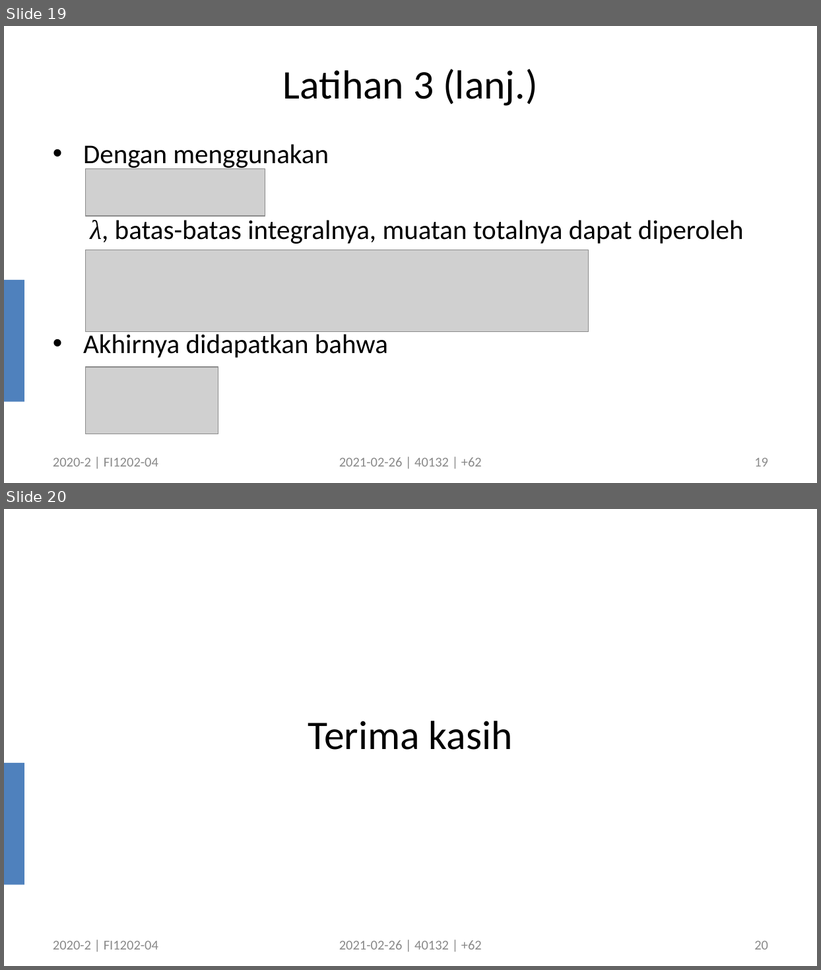
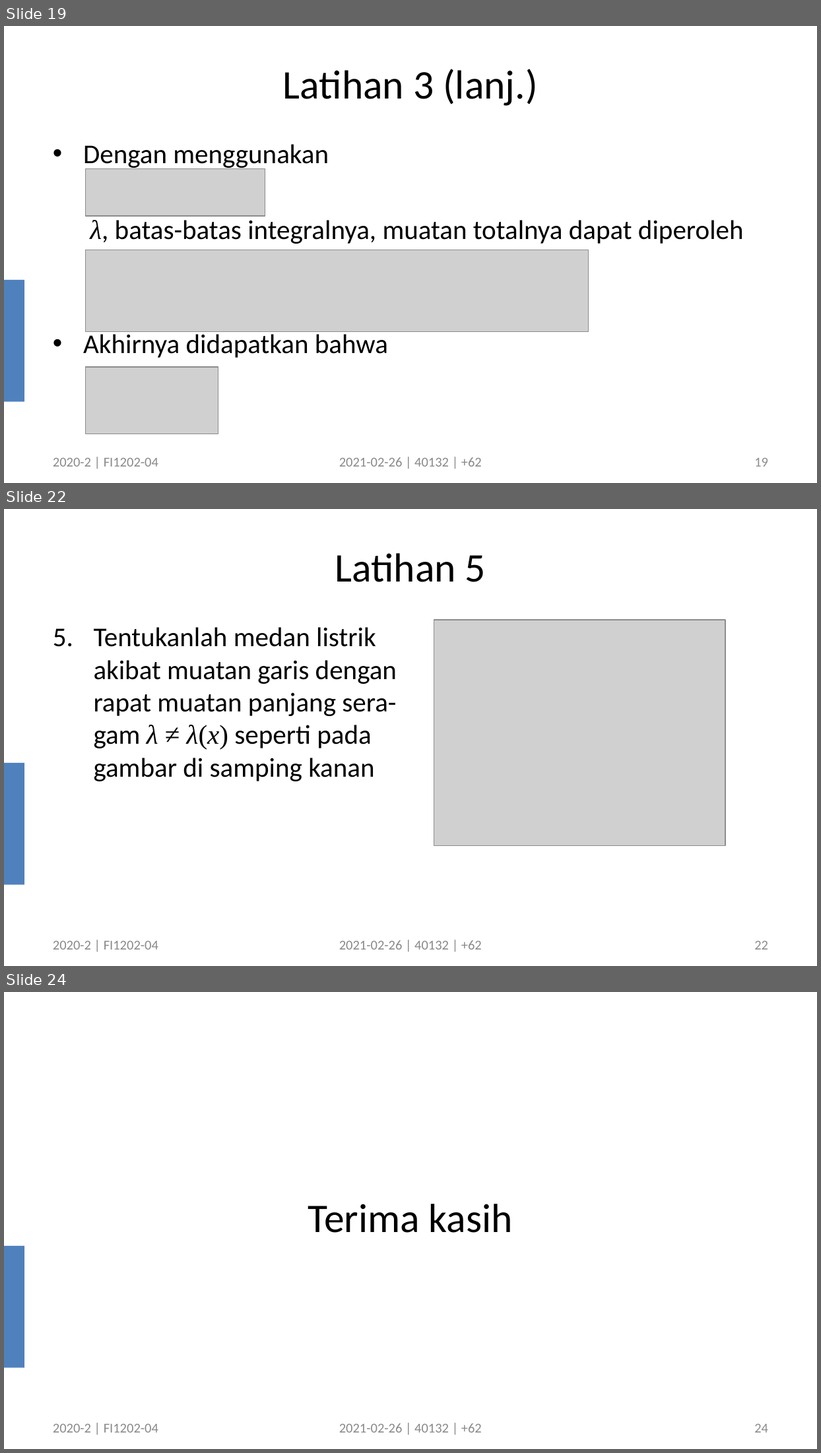
Before and after one commit to dudung/soal, a slide deck: src/figs/pptx/0003_4.pptx. Shown one above the other, each under a label of ours: slides 19 and 20 before the commit, slides 19, 22 and 24 after it; the slides between them are not shown. The pictures are 821x970 and 821x1453 pixels, drawn with LibreOffice and Linux fonts; fonts in the diff are those of the drawing; grey boxes stand for pictures. Boxes give left, top, right and bottom in pixels: in the first picture for what was removed or moved away, otherwise in the second. Text is boxed around its words. In the diff, an @@ line names an element or a change of style, - is before the commit and + after.

```diff
--- a/src/figs/pptx/0003_4.pptx
+++ b/src/figs/pptx/0003_4.pptx
@@ slide 22 added at bbox=[4, 509, 817, 966], background #FFFFFF; not listed: 1 template element that a slide beside it also shows @@
@@ title added at bbox=[335, 553, 486, 582], 36 pt, text #000000 @@
+Latihan 5
@@ text added at bbox=[94, 627, 397, 782], 24 pt, text #000000 @@
+5. Tentukanlah medan listrik
+   akibat muatan garis dengan
+   rapat muatan panjang sera-
+   gam λ ≠ λ(x) seperti pada
+   gambar di samping kanan
@@ picture added at bbox=[434, 620, 725, 846] @@
@@ text added at bbox=[53, 941, 158, 950], 12 pt, text #898989 @@
+2020-2 | FI1202-04
@@ text added at bbox=[339, 941, 482, 950], 12 pt, text #898989 @@
+2021-02-26 | 40132 | +62
@@ page number added at bbox=[754, 941, 768, 950], 12 pt, text #8C8C8C @@
+22
@@ what was slide 20 is now slide 24 @@
@@ page number at bbox=[754, 1424, 768, 1433]: text changed @@
-20
+24
```
Also in this commit, not shown: 3 slides changed, 3 other slides added, 1 other file.
